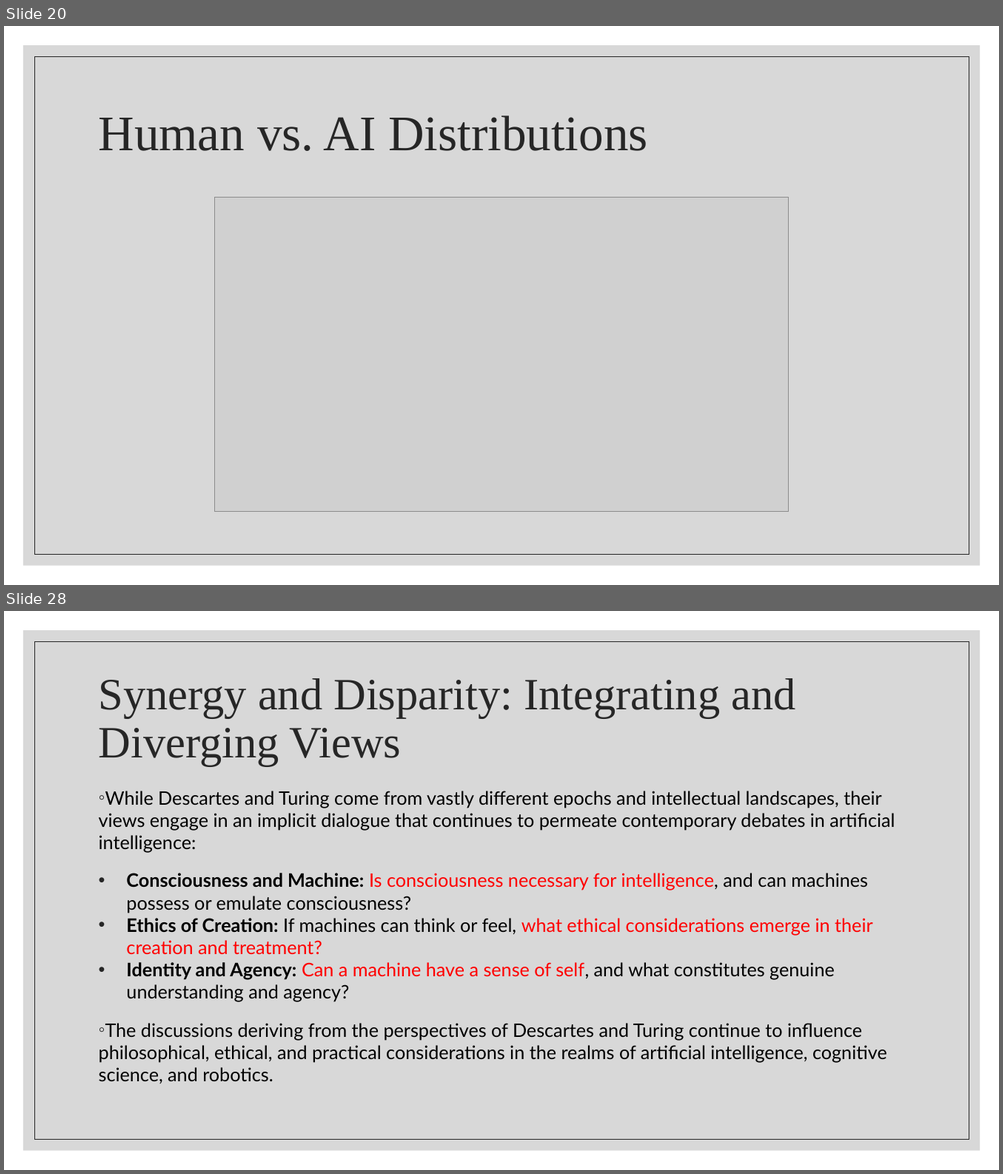
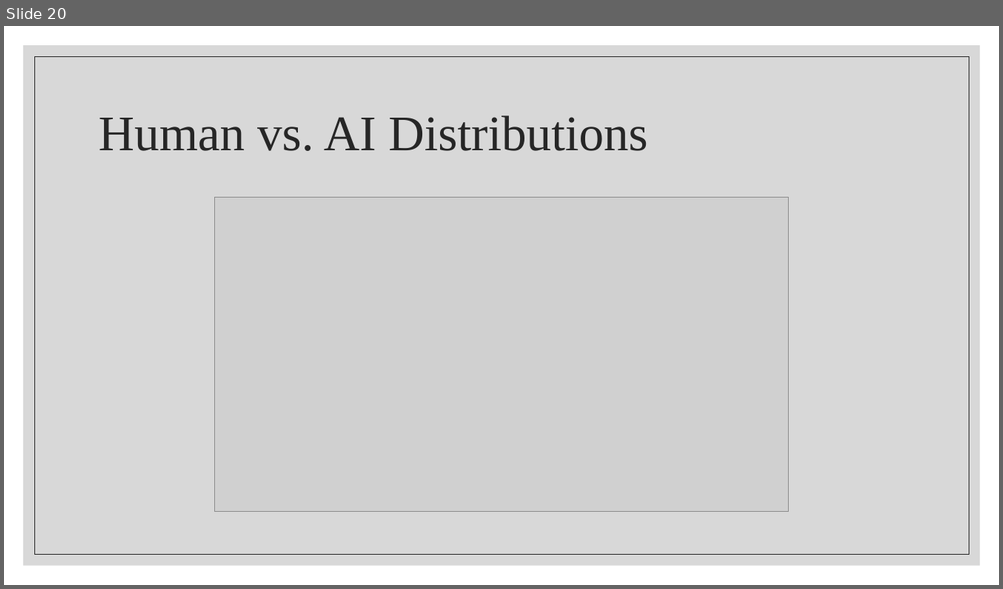
Before and after one commit to wutmeownow/phys441, a slide deck: JupyterNotebooks/LLS/Lecture2.pptx. Shown one above the other, each under a label of ours: slides 20 and 28 before the commit, slide 20 after it; the slides between them are not shown. The pictures are 1003x1174 and 1003x589 pixels, drawn with LibreOffice and Linux fonts; fonts in the diff are those of the drawing; grey boxes stand for pictures. Boxes give left, top, right and bottom in pixels: in the first picture for what was removed or moved away, otherwise in the second. Text is boxed around its words. In the diff, an @@ line names an element or a change of style, - is before the commit and + after.

```diff
--- a/JupyterNotebooks/LLS/Lecture2.pptx
+++ b/JupyterNotebooks/LLS/Lecture2.pptx
@@ slide 28 removed at (x1=4, y1=611, x2=999, y2=1170), background #FFFFFF; not listed: 2 template elements that a slide beside it also shows @@
@@ title removed at (x1=99, y1=678, x2=795, y2=766) @@
-Synergy and Disparity: Integrating and Diverging Views
@@ text removed at (x1=99, y1=791, x2=894, y2=1084) @@
-◦ While Descartes and Turing come from vastly different epochs and intellectual landscapes, their views engage in an implicit dialogue that continues to permeate contemporary debates in artificial intelligence:
-• Consciousness and Machine: Is consciousness necessary for intelligence, and can machines possess or emulate consciousness?
-• Ethics of Creation: If machines can think or feel, what ethical considerations emerge in their creation and treatment?
-• Identity and Agency: Can a machine have a sense of self, and what constitutes genuine understanding and agency?
-◦ The discussions deriving from the perspectives of Descartes and Turing continue to influence philosophical, ethical, and practical considerations in the realms of artificial intelligence, cognitive science, and robotics.
```
Also in this commit, not shown: 23 other slides removed, 2 other files.
